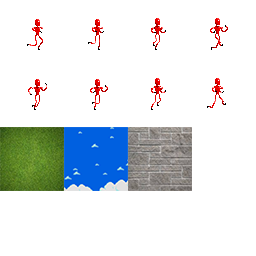
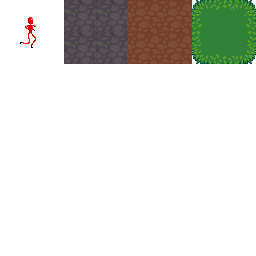
Layers edited between the first and the second 256px x 256px image:
removed layer "Layer 1" over [27, 18, 228, 110]
removed layer "StonebrickWall" over [128, 127, 192, 191]
removed layer "Sky" over [64, 127, 128, 191]
removed layer "Grass" over [0, 127, 64, 191]
added layer "Layer 7" above "Layer 12" over [20, 17, 36, 48]
added layer "Layer 12" above "Layer 11" over [192, 0, 256, 64]
added layer "Layer 11" above "Layer 6" over [128, 0, 192, 64]
added layer "Layer 6" above "Layer 2" over [64, 0, 128, 64]
